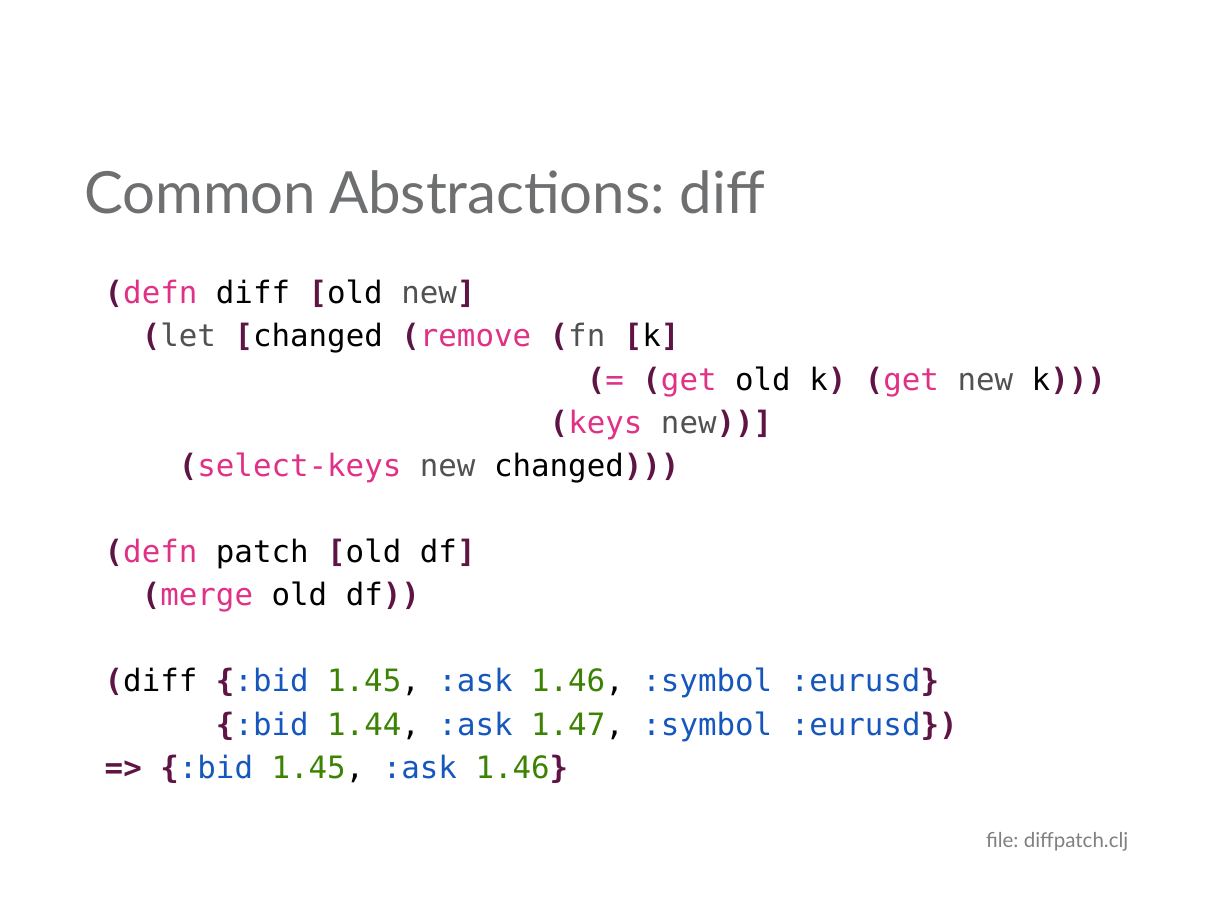
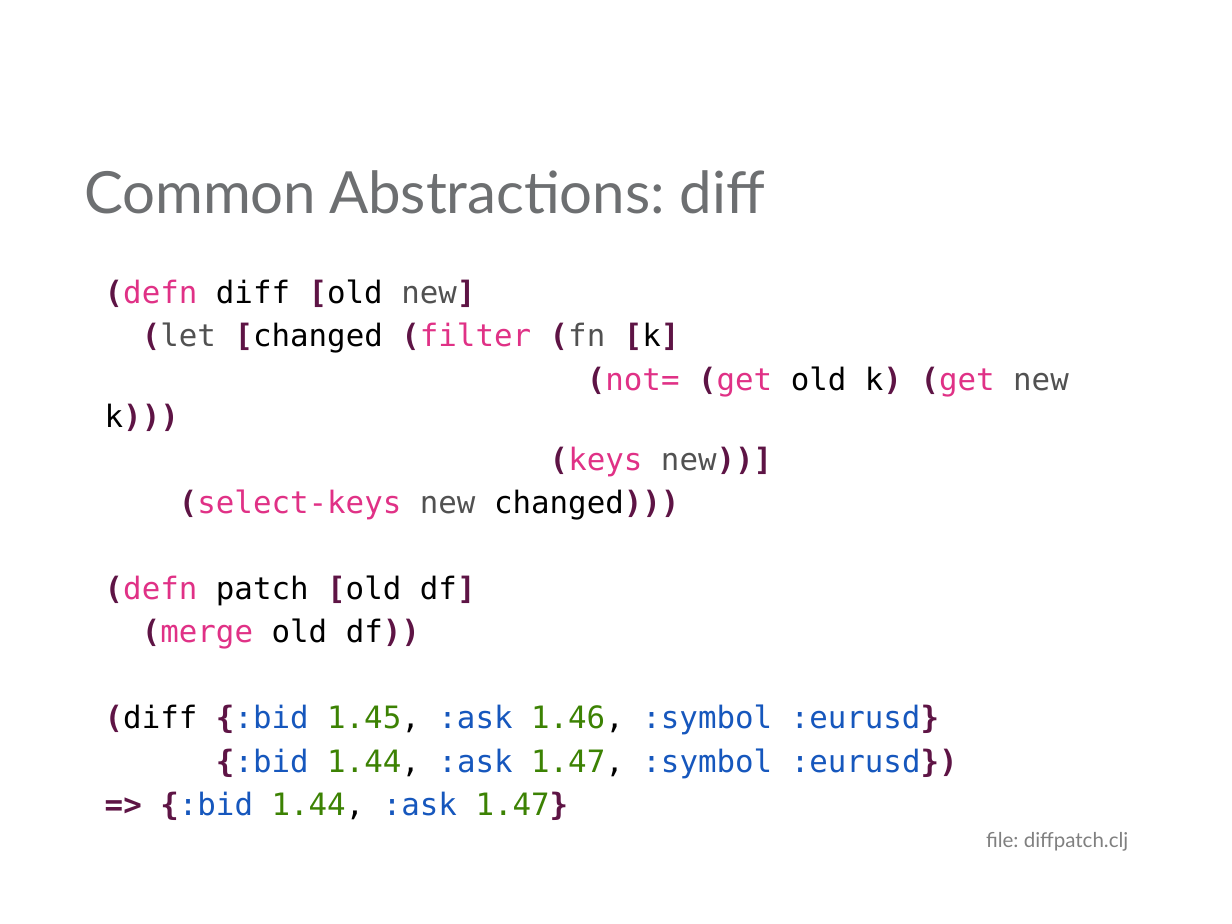
Before and after one commit to mjul/top-10-clojure-ndc-2011, a slide deck: slide 27 of Top Things to Learn From Clojure.pptx. Drawn at 1232x924 pixels with LibreOffice and Linux fonts; fonts in the diff are those of the drawing; background and template pictures are left out. Boxes give left, top, right and bottom in pixels: in the first picture for what was removed or moved away, otherwise in the second. Text is boxed around its words. In the diff, an @@ line names an element or a change of style, - is before the commit and + after.

```diff
--- a/Top Things to Learn From Clojure.pptx
+++ b/Top Things to Learn From Clojure.pptx
@@ text at (105,322,1069,431): text changed; text colour #5E1445 to #E03186 @@
-(let [changed (remove (fn [k]
-(= (get old k) (get new k)))
+(let [changed (filter (fn [k]
+(not= (get old k) (get new k)))
@@ text at (160,791,569,820): text changed @@
-=> {:bid 1.45, :ask 1.46}
+=> {:bid 1.44, :ask 1.47}
```
Also in this commit, not shown: 8 other slides changed, 2 other files.
